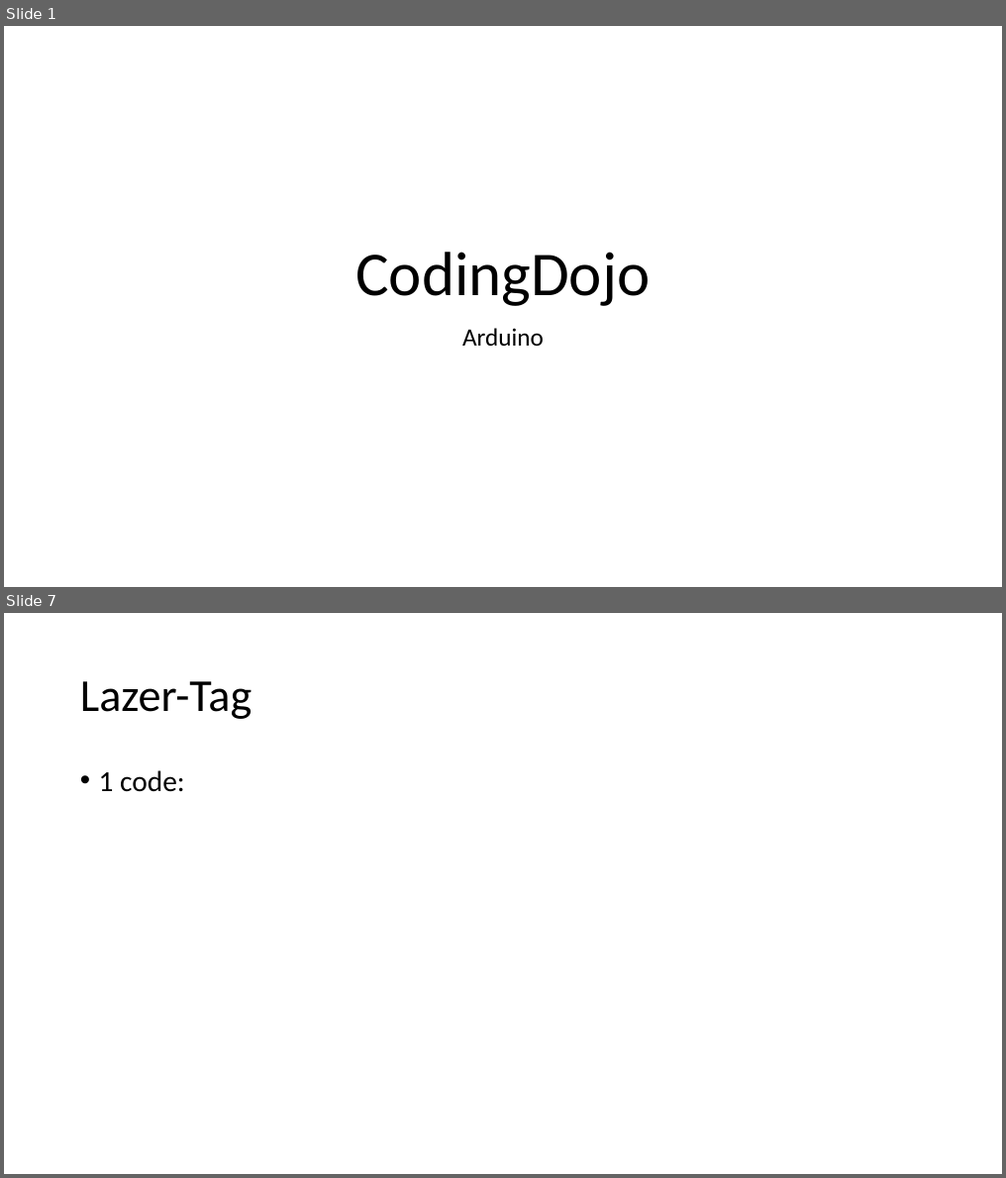
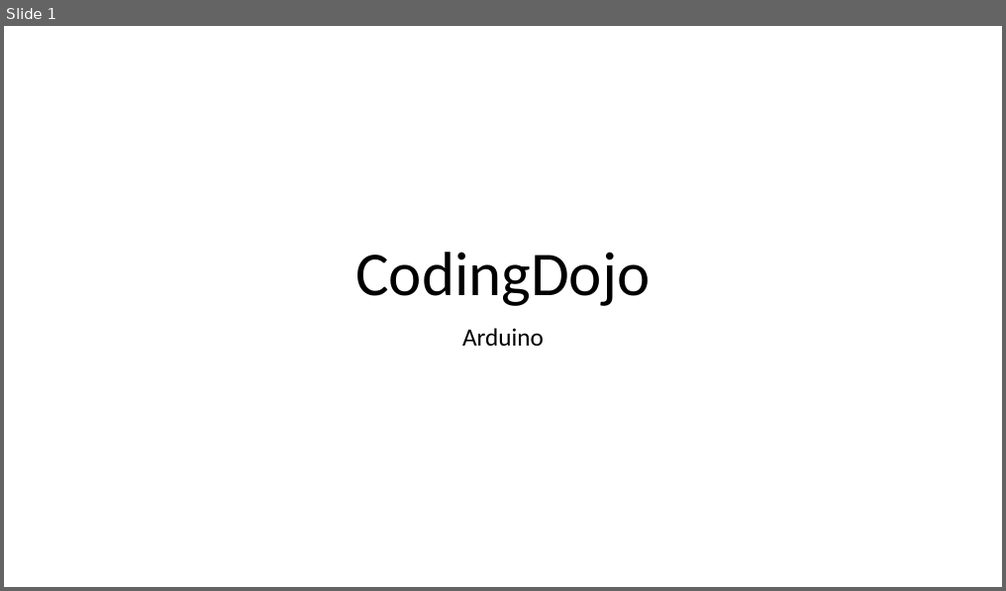
Before and after one commit to geobarteam/codingdojo, a slide deck: Arduino/CodingDojo.odp. Shown one above the other, each under a label of ours: slides 1 and 7 before the commit, slide 1 after it; the slides between them are not shown. The pictures are 1006x1178 and 1006x591 pixels, drawn with LibreOffice and Linux fonts; fonts in the diff are those of the drawing. Boxes give left, top, right and bottom in pixels: in the first picture for what was removed or moved away, otherwise in the second. Text is boxed around its words. In the diff, an @@ line names an element or a change of style, - is before the commit and + after.

```diff
--- a/Arduino/CodingDojo.odp
+++ b/Arduino/CodingDojo.odp
@@ slide 7 removed at box(4, 613, 1002, 1174), background #FFFFFF @@
@@ title removed at box(80, 681, 252, 719) @@
-Lazer-Tag
@@ text removed at box(99, 770, 185, 792) @@
-• 1 code:
```
Also in this commit, not shown: 5 slides changed, 5 slides added, 1 other file.
